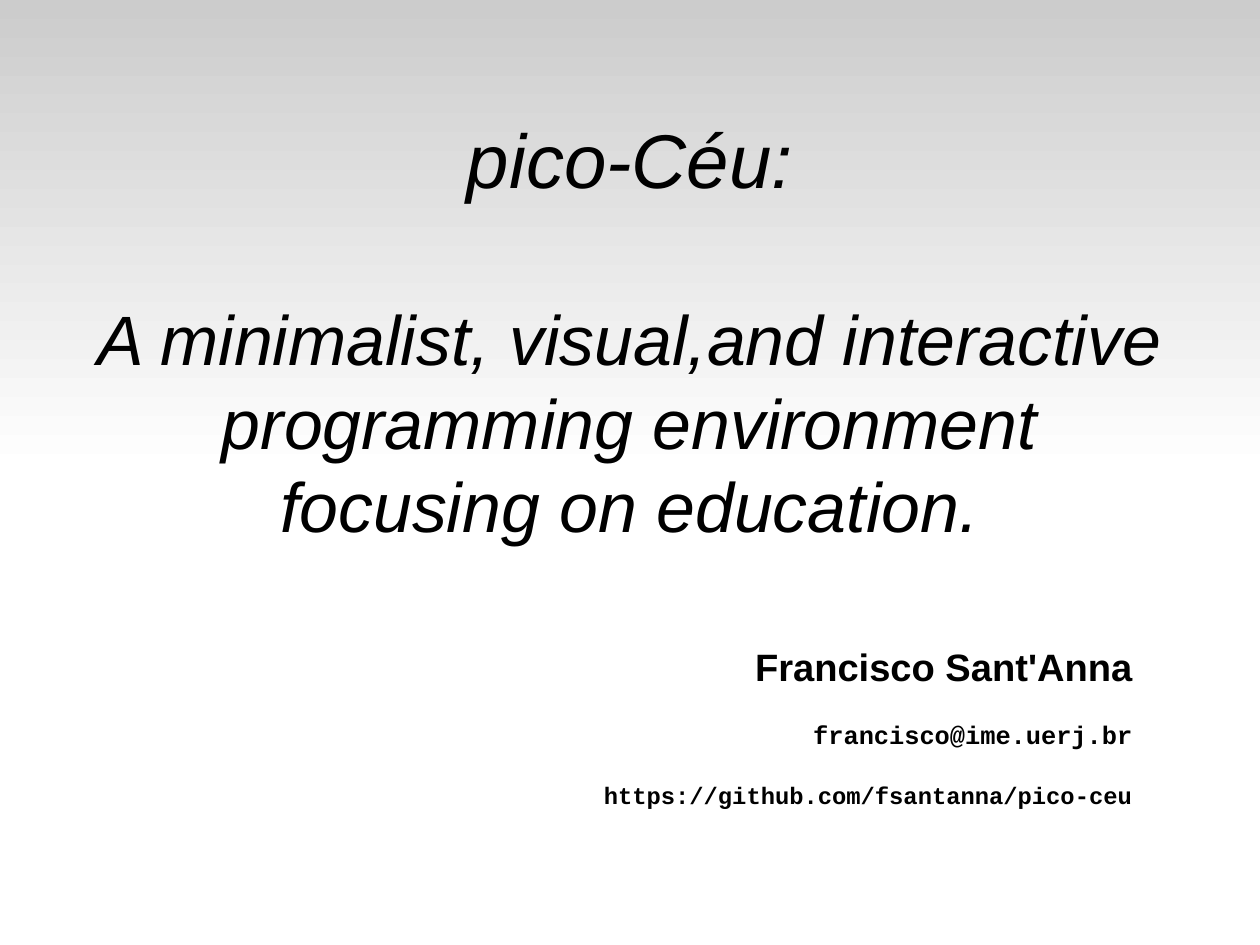
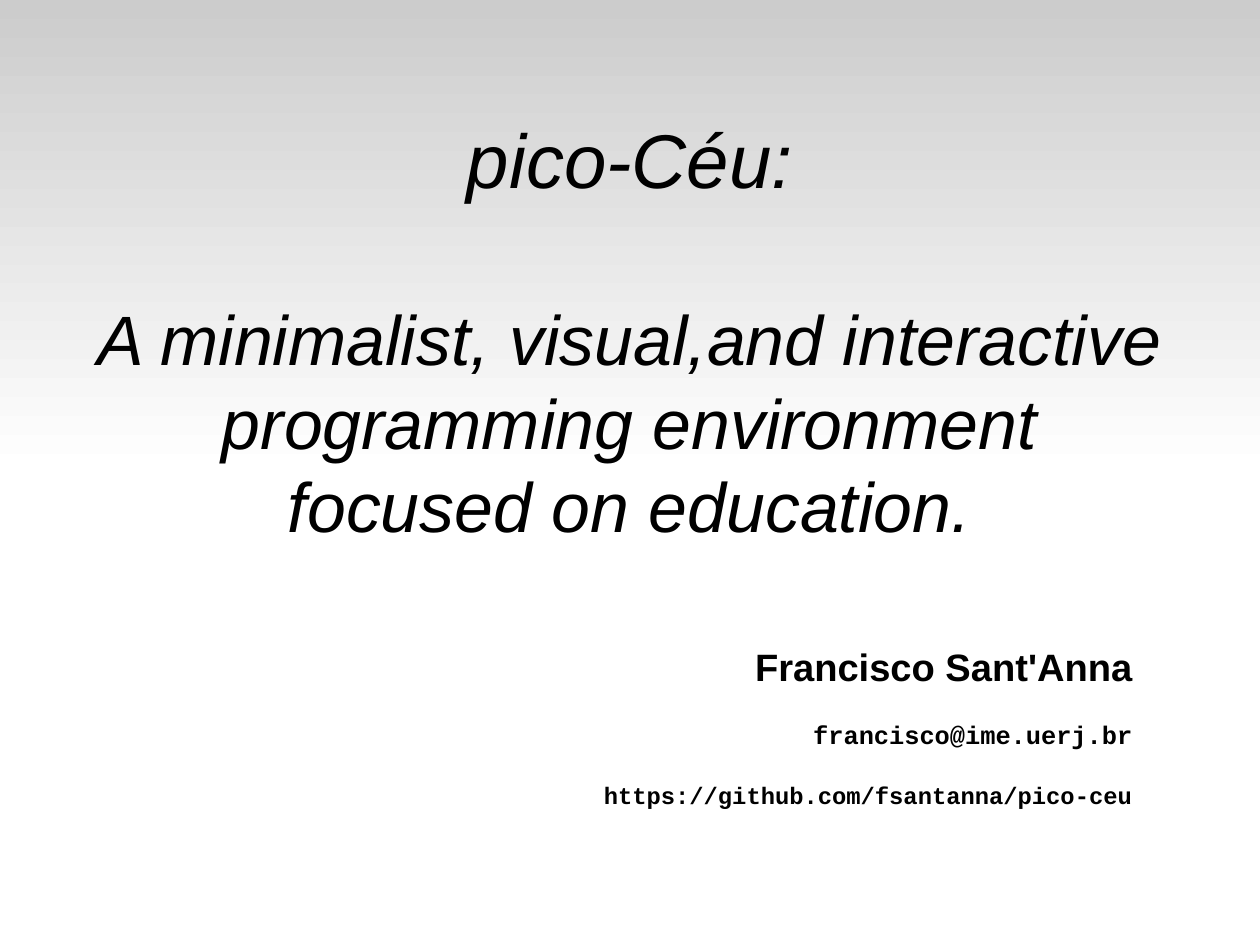
Before and after one commit to fsantanna-no/ceu-docs, a slide deck: slide 1 of pico-ceu.odp. Drawn at 1260x945 pixels with LibreOffice and Linux fonts; fonts in the diff are those of the drawing. Boxes give left, top, right and bottom in pixels: in the first picture for what was removed or moved away, otherwise in the second. Text is boxed around its words. In the diff, an @@ line names an element or a change of style, - is before the commit and + after.

```diff
--- a/pico-ceu.odp
+++ b/pico-ceu.odp
@@ subtitle at (288, 481, 971, 533): text changed @@
-focusing on education.
+focused on education.
```
Also in this commit, not shown: 1 other slide changed.
